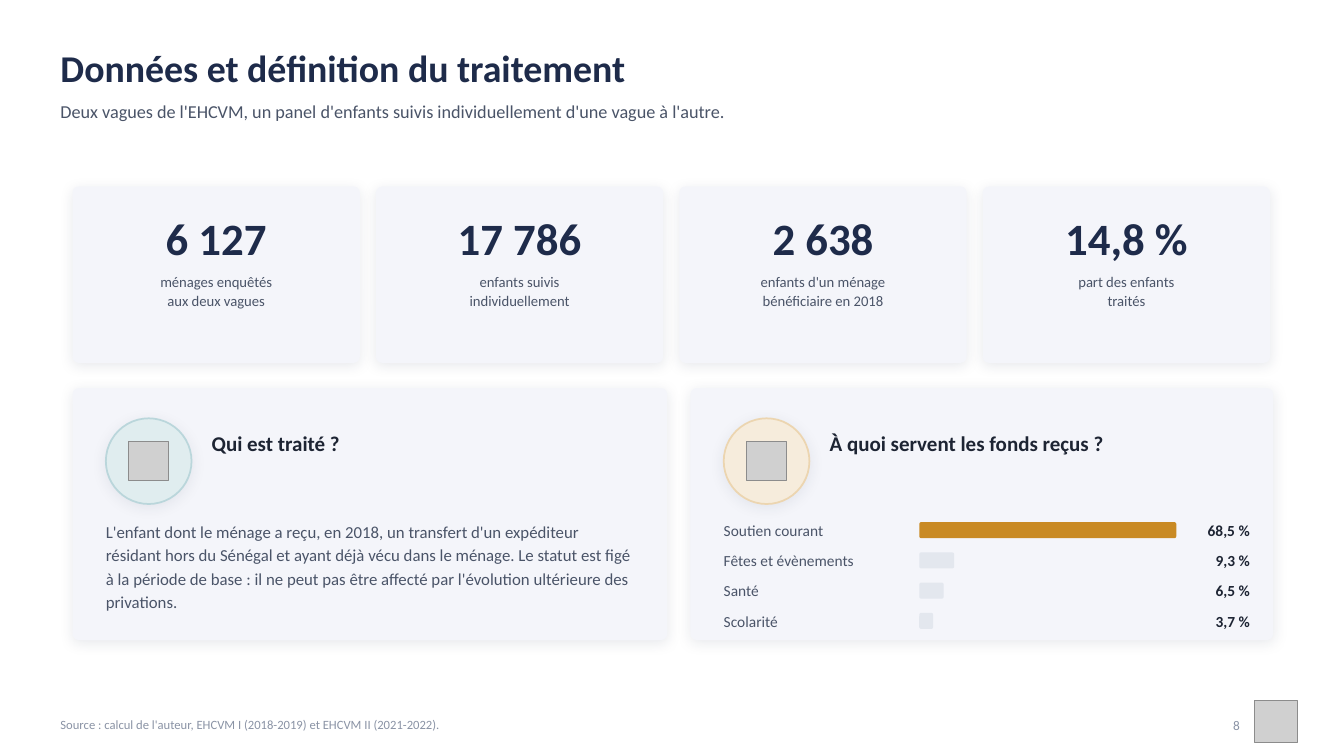
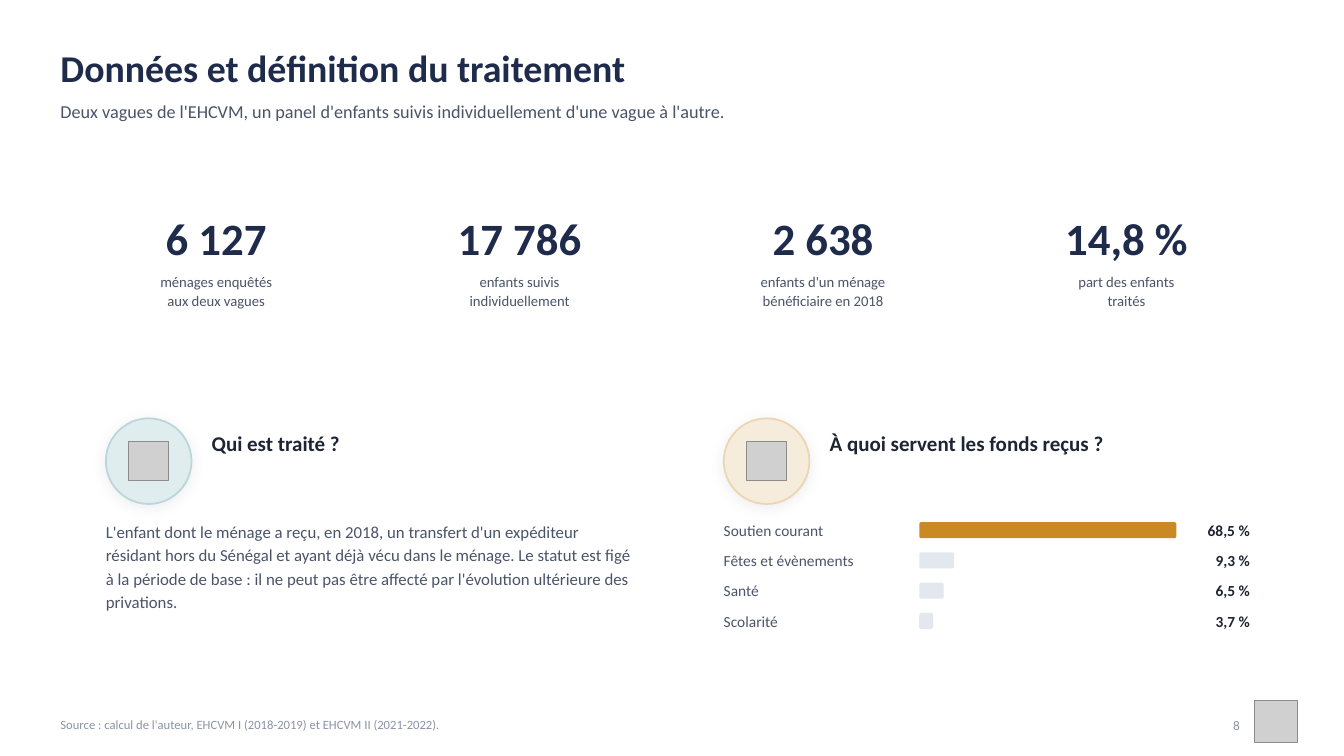
Before and after one commit to JODRAFF9/MEMOIRE, a slide deck: slide 8 of infographie/presentation_infographique.pptx. Drawn at 1344x756 pixels with LibreOffice and Linux fonts; fonts in the diff are those of the drawing; grey boxes stand for pictures. Boxes give left, top, right and bottom in pixels: in the first picture for what was removed or moved away, otherwise in the second. Text is boxed around its words. In the diff, an @@ line names an element or a change of style, - is before the commit and + after.

```diff
--- a/infographie/presentation_infographique.pptx
+++ b/infographie/presentation_infographique.pptx
@@ rounded rectangle removed at [73,187,360,363] @@
@@ rounded rectangle removed at [376,187,663,363] @@
@@ rounded rectangle removed at [680,187,967,363] @@
@@ rounded rectangle removed at [983,187,1270,363] @@
@@ rounded rectangle removed at [73,388,667,640] @@
@@ rounded rectangle removed at [691,388,1273,640] @@
```
Also in this commit, not shown: 18 other slides changed, 1 other file.
